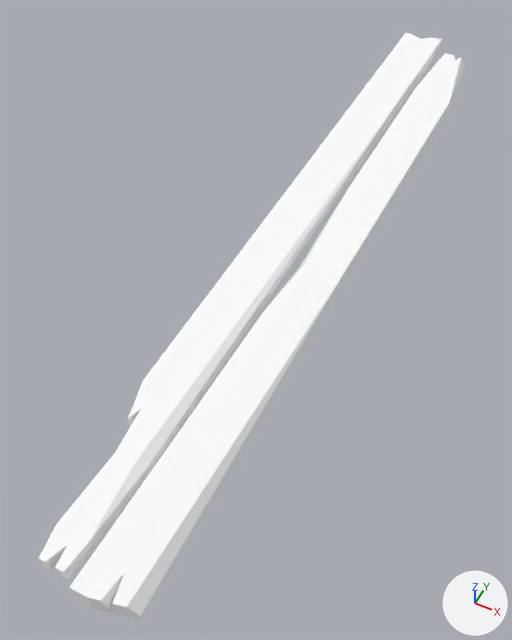
One commit to the glTF model public/siege/scifi/swamp_SM_Prop_Jetty_Plank_03.gltf: the scene before it, then after it.
Camera for both pictures: a 50 mm lens placed at (1.37, -3.83, 3.57), pointed at (-0.2, -0.67, -0.38). Lighting does not change. The marker at lower right points along +X, +Y and +Z. The first picture is the older version. Where no turn or scale is listed for an object, it has been applied to the vertices.

Names of what the first picture shows: 'SM_Prop_Jetty_Plank_03'.
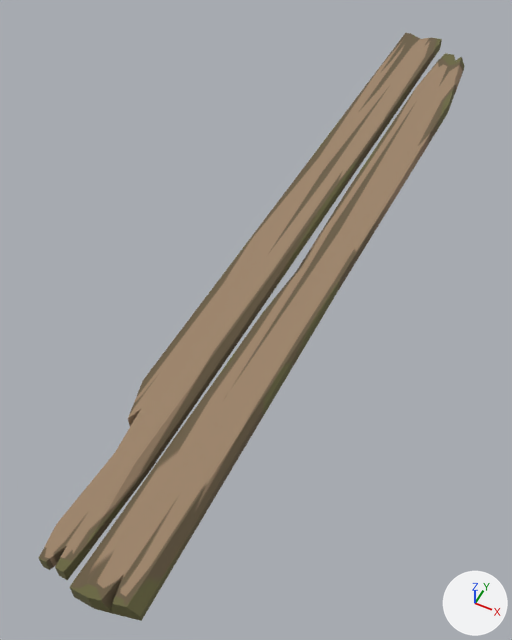
Changed parts and their boxes [x1, y1, x2, y2] in the pictures (512 x 640 px):
```json
{"object": "SM_Prop_Jetty_Plank_03", "change": "surface changed", "before": [39, 33, 465, 621], "after": [39, 33, 465, 621], "on screen": "white to brown"}
```

The change, as JSON lines over the scene's bpy script:
```json
{"op": "add", "block": "img_polygonnaturebiomes_swamp_texture_01", "code": ["img_polygonnaturebiomes_swamp_texture_01 = load_image('PolygonNatureBiomes_Swamp_Texture_01', 'PolygonNatureBiomes_Swamp_Texture_01.webp', 4096, 4096, 'sRGB')"]}
{"op": "remove", "block": "mat_lambert2047", "code": "mat_lambert2047.base_color = (1.0, 1.0, 1.0)  # white #ffffff"}
{"op": "add", "block": "mat_lambert2047", "code": "mat_lambert2047.texture = img_polygonnaturebiomes_swamp_texture_01"}
```
